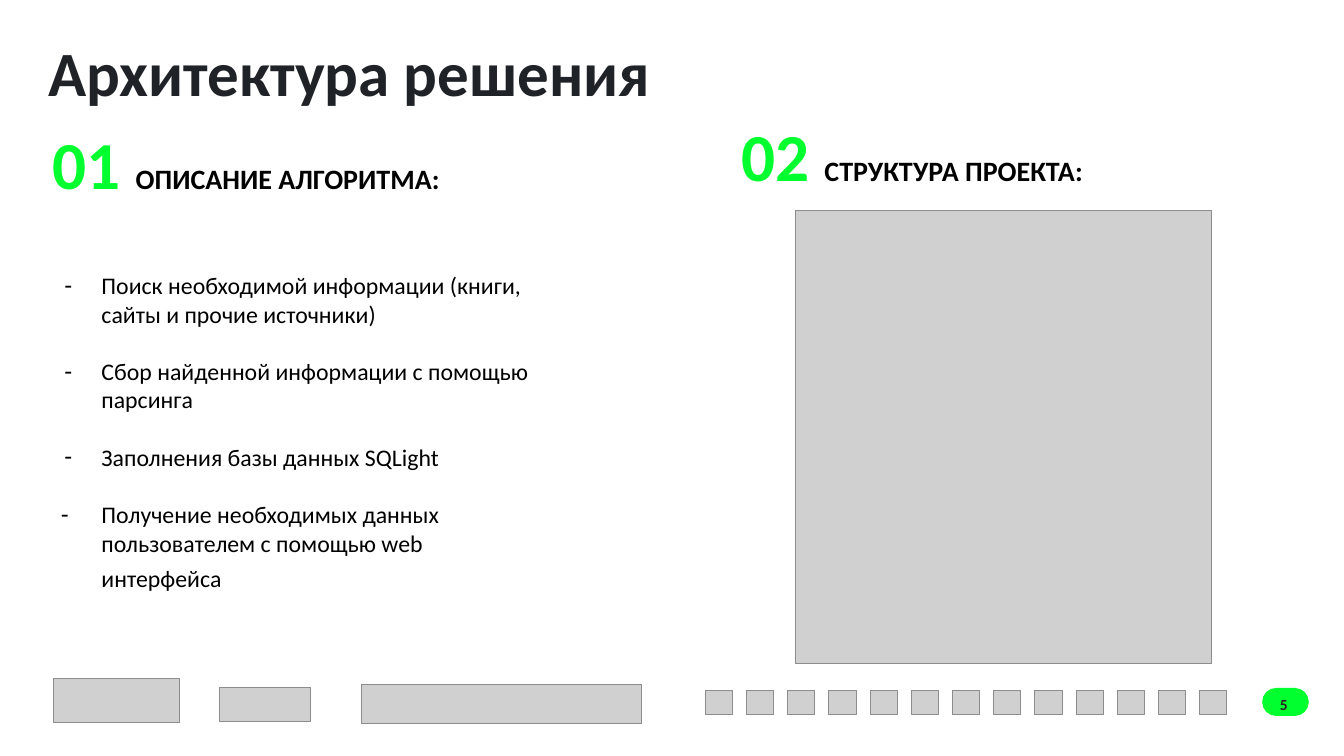
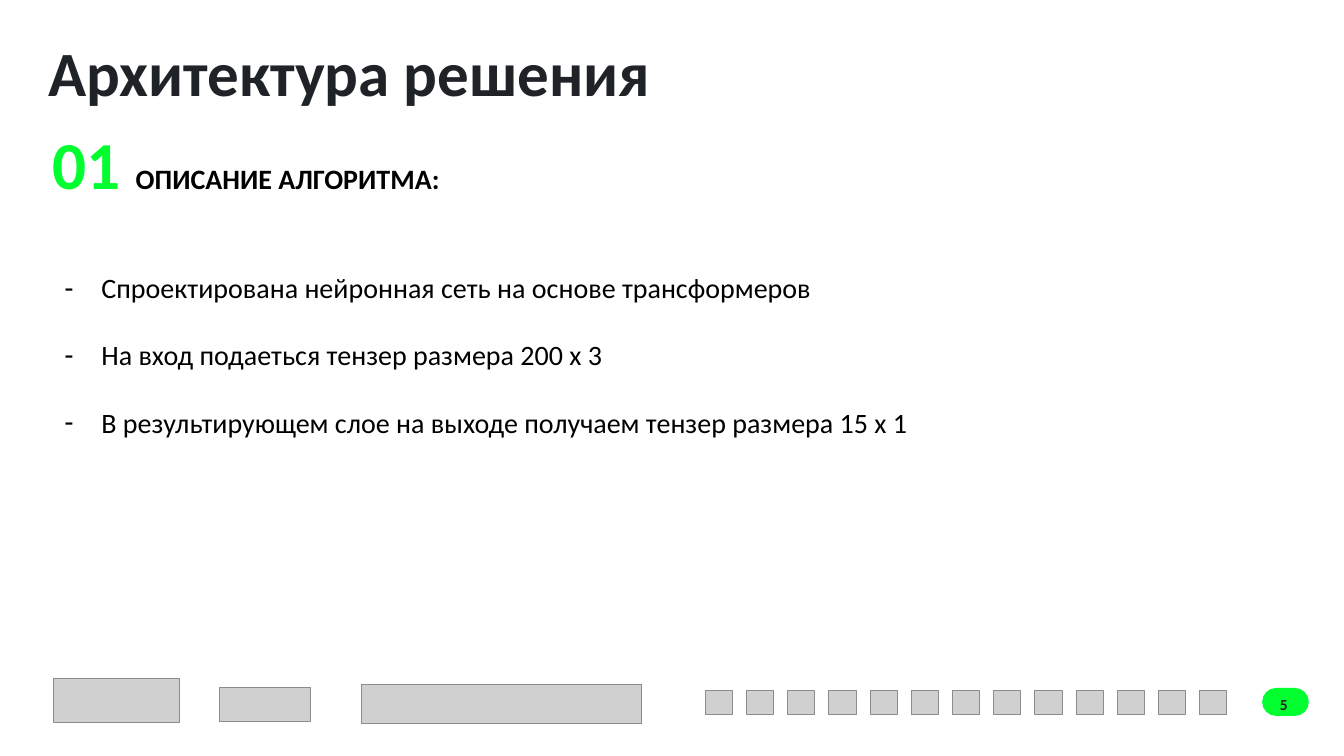
Before and after one commit to RuslanLat/sochi, a slide deck: slide 5 of presentation.pptx. Drawn at 1344x756 pixels with LibreOffice and Linux fonts; fonts in the diff are those of the drawing; grey boxes stand for pictures. Boxes give left, top, right and bottom in pixels: in the first picture for what was removed or moved away, otherwise in the second. Text is boxed around its words. In the diff, an @@ line names an element or a change of style, - is before the commit and + after.

```diff
--- a/presentation.pptx
+++ b/presentation.pptx
@@ title removed at (741,137,1083,182) @@
-02 СТРУКТУРА ПРОЕКТА:
@@ picture removed at (796,211,1211,664) @@
@@ title at (101,279,907,438): text changed; size 17 to 20 pt @@
-– Поиск необходимой информации (книги, сайты и прочие источники)
-– Сбор найденной информации с помощью парсинга
-– Заполнения базы данных SQLight
-– Получение необходимых данных пользователем с помощью web интерфейса
+– Спроектирована нейронная сеть на основе трансформеров
+– На вход подаеться тензер размера 200 х 3
+– В результирующем слое на выходе получаем тензер размера 15 х 1
```
Also in this commit, not shown: 5 other slides changed, 1 slide added, 2 slides removed, 9 other files.
